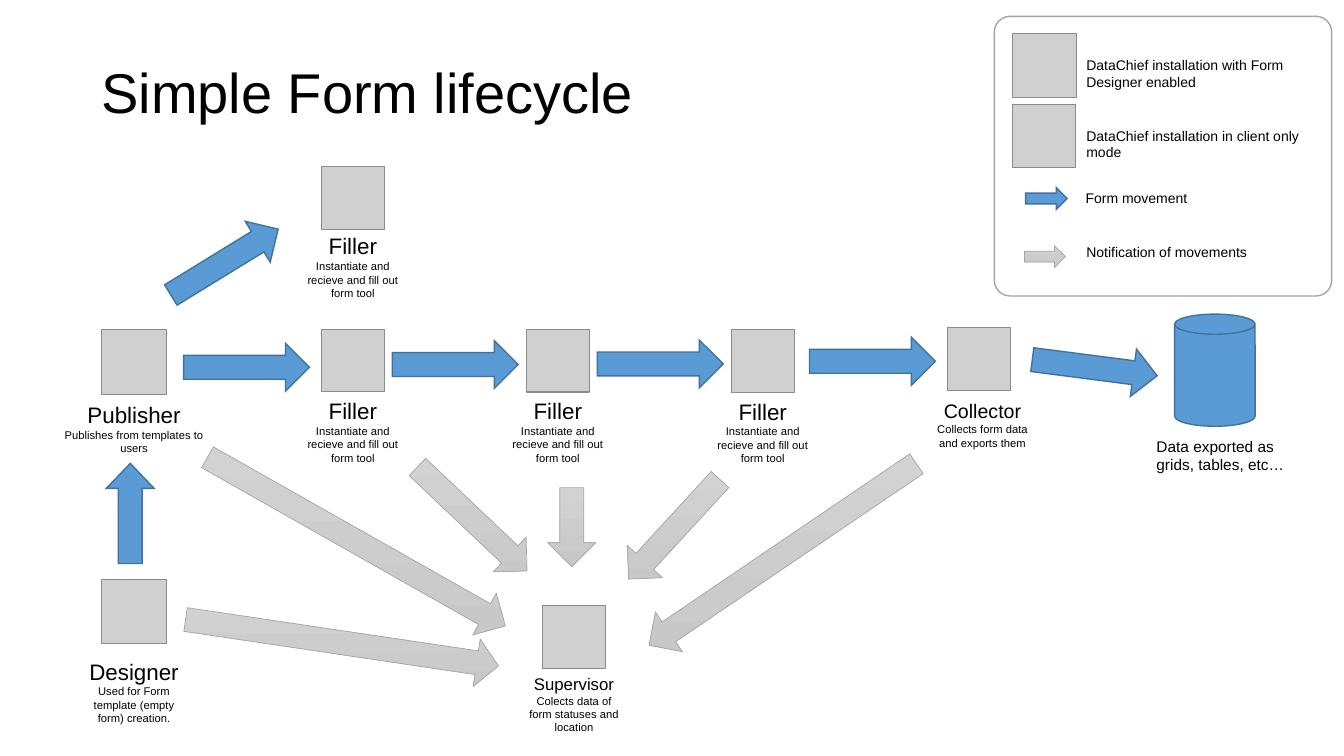
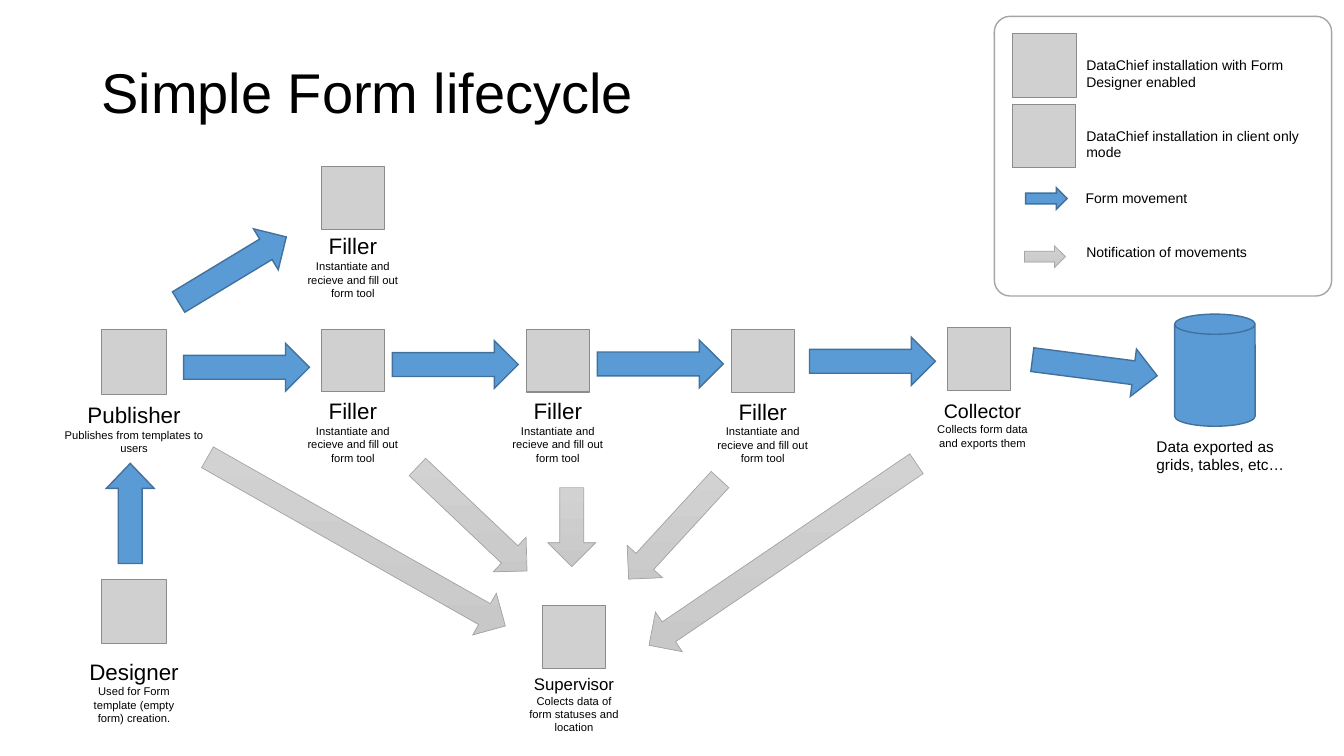
Before and after one commit to iivanic/DataChief, a slide deck: slide 3 of DataChief Communication Configuration.odp. Drawn at 1344x756 pixels with LibreOffice and Linux fonts; fonts in the diff are those of the drawing; grey boxes stand for pictures. Boxes give left, top, right and bottom in pixels: in the first picture for what was removed or moved away, otherwise in the second. Text is boxed around its words. In the diff, an @@ line names an element or a change of style, - is before the commit and + after.

```diff
--- a/DataChief Communication Configuration.odp
+++ b/DataChief Communication Configuration.odp
@@ freeform shape: place and size @@
-freeform shape at (158, 208, 290, 315)
+freeform shape at (166, 217, 298, 322)
@@ freeform shape removed at (182, 596, 501, 689) @@
```
Also in this commit, not shown: 1 other slide changed, 3 other files.
